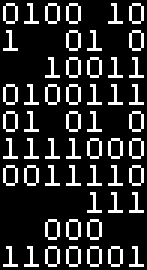
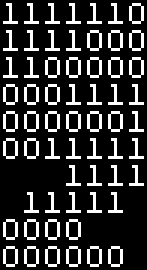
The second 147px x 270px image is a revision of the first. Changes to its layers:
renamed "0100 10 1 01 0 10011 0100111 01 01 0 1111000 0011110 111" to "1111110 1111000 1100000 0001111 0000001 0011111 1111 11111", painted on it over [3,3,144,267]
